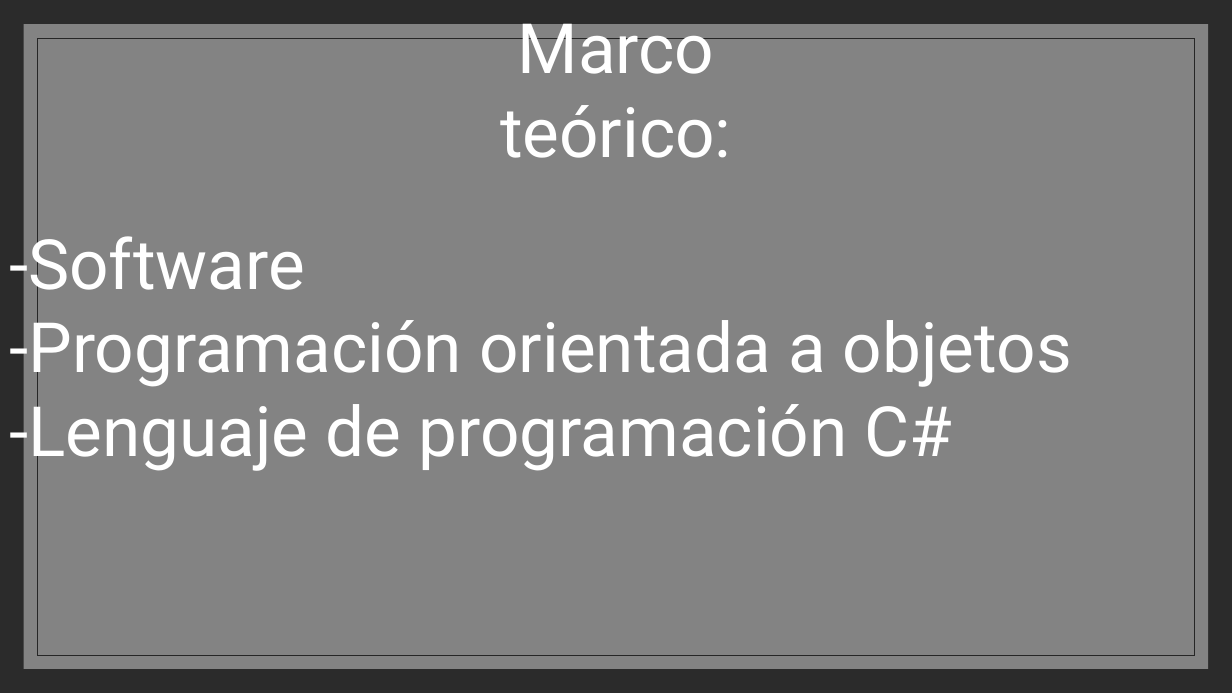
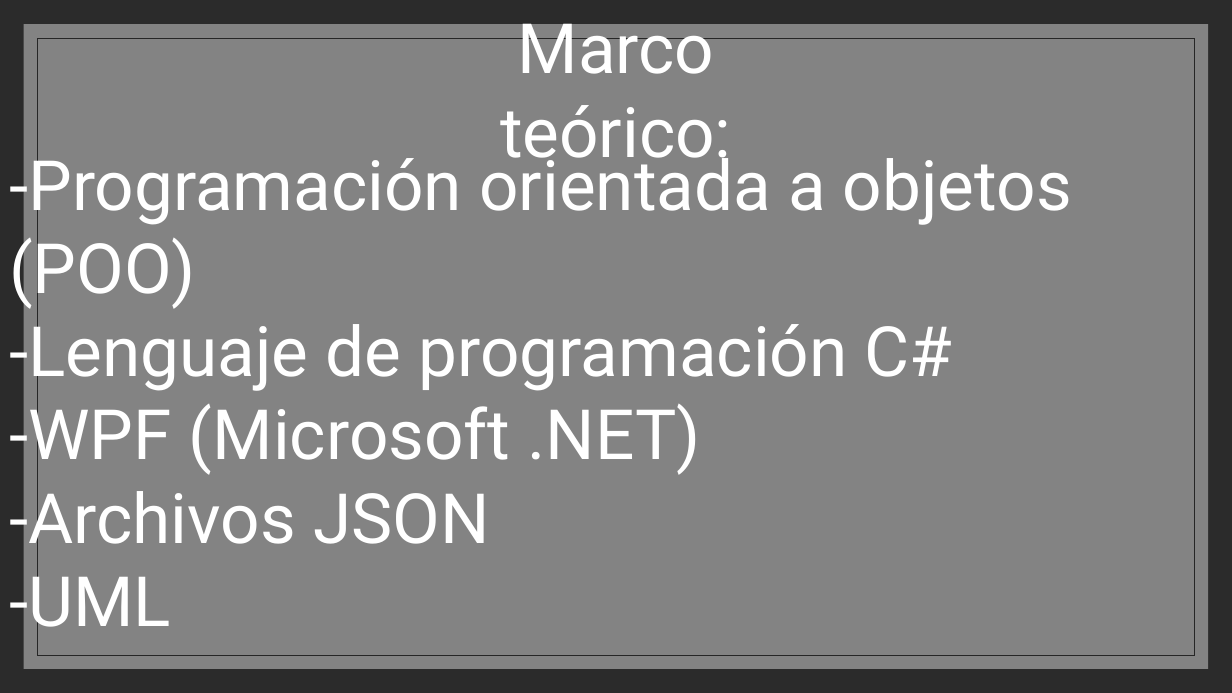
Before and after one commit to SIRVALICIO/TrabajoDeProgramacion, a slide deck: slide 6 of ptimera wpf/Proyecto de semestre.pptx (slide 7 before the commit). Drawn at 1232x693 pixels with LibreOffice and Linux fonts; fonts in the diff are those of the drawing; background and template pictures are left out; a plain dark background stands for a picture behind light text. Boxes give left, top, right and bottom in pixels: in the first picture for what was removed or moved away, otherwise in the second. Text is boxed around its words. In the diff, an @@ line names an element or a change of style, - is before the commit and + after.

```diff
--- a/ptimera wpf/Proyecto de semestre.pptx
+++ b/ptimera wpf/Proyecto de semestre.pptx
@@ text "-Programación orientada a objetos (POO)": place and size @@
-text "-Programación orientada a objetos (POO)" at (9,226,1072,472)
+text "-Programación orientada a objetos (POO)" at (9,147,1072,559)
@@ text at (9,147,1072,309): text changed @@
--Software
--Programación orientada a objetos
+-Programación orientada a objetos (POO)
@@ text at (9,396,701,559): paragraphs added @@
+-WPF (Microsoft .NET)
+-Archivos JSON
+-UML
```
Also in this commit, not shown: 4 other slides changed, 2 slides added, 1 slide removed.
